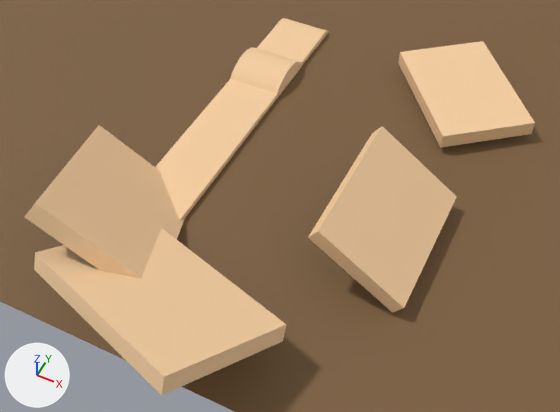
What one commit did to the FBX model android/assets/entities/testScene/testScene.fbx.
Camera for both pictures: a 50 mm lens placed at (9.29, -22.1, 16.11), pointed at (2.78, -9.08, -0.17). The axes (+X, +Y, +Z) are drawn at lower left. The lights are the same throughout. Where no turn or scale is listed for an object, it has been applied to the vertices.

The first picture shows 'bump2_model', 'bump_model', 'cc_model', 'dd_model', 'floor_model', 'ramp_model', 'wall2_model', 'wall_model'.
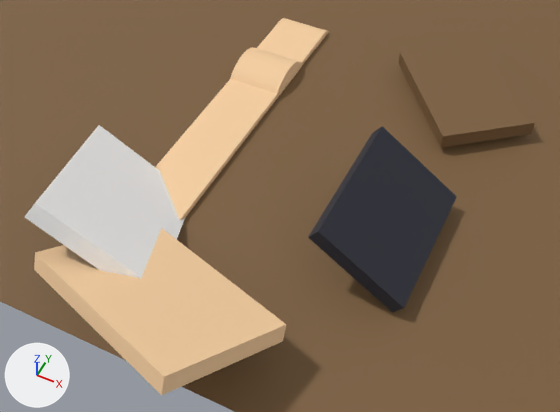
The change, as a diff of the scene's bpy script:
```diff
--- a/android/assets/entities/testScene/testScene.fbx.py
+++ b/android/assets/entities/testScene/testScene.fbx.py
@@ mat_material_001 @@
+mat_material_001 = principled_material('Material.001')
+mat_material_001.base_color = (1.0, 1.0, 1.0)  # white #ffffff
+mat_material_001.roughness = 0.69
@@ mat_material_003 @@
+mat_material_003 = principled_material('Material.003')
+mat_material_003.base_color = (0.0222, 0.0242, 0.0382)  # black #292b37
+mat_material_003.roughness = 0.69
@@ me_cc_model @@
 me_cc_model.from_pydata(...)  # 8 vertices, 6 faces; spans x -1.34..1.34, y -2.1..2.1, z -1.03..1.03
-me_cc_model.materials.append(mat_material)  # beige #f7d0a1
+me_cc_model.materials.append(mat_material_003)  # black #292b37
@@ me_dd_model @@
 me_dd_model.from_pydata(...)  # 8 vertices, 6 faces; spans x -2.45..2.45, y -2.56..2.56, z -0.23..0.23
-me_dd_model.materials.append(mat_material)  # beige #f7d0a1
+me_dd_model.materials.append(mat_material_005)  # brown #7b5e3c
@@ me_wall_model @@
 me_wall_model.from_pydata(...)  # 8 vertices, 6 faces; spans x -2.44..2.44, y -2.5..2.5, z -2.15..2.15
-me_wall_model.materials.append(mat_material)  # beige #f7d0a1
+me_wall_model.materials.append(mat_material_001)  # white #ffffff
```

Pixel boxes [x1, y1, x2, y2] of what changed, in the pictures (560 x 412 px):
'cc_model', recoloured (beige to black)
    both: [308, 126, 457, 313]
'wall_model', recoloured (beige to white)
    both: [25, 125, 185, 278]
'dd_model', recoloured (beige to brown)
    both: [398, 41, 535, 148]
